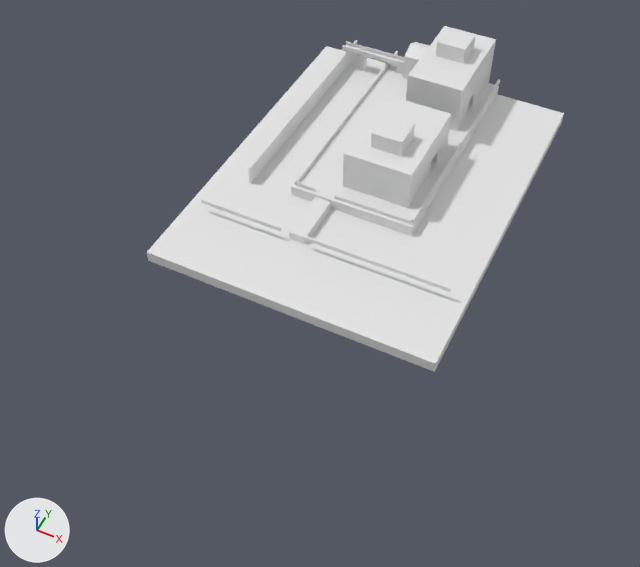
Before and after pictures for a commit that changed the Blender file data/Assets/Meshes/Level/Level.blend.
Before and after are seen from a camera (50 mm lens) standing at (67.3, -140.3, 135.8) and looking at (13.4, -32.4, 1.0). Lighting does not change. The marker at lower left points along +X, +Y and +Z.
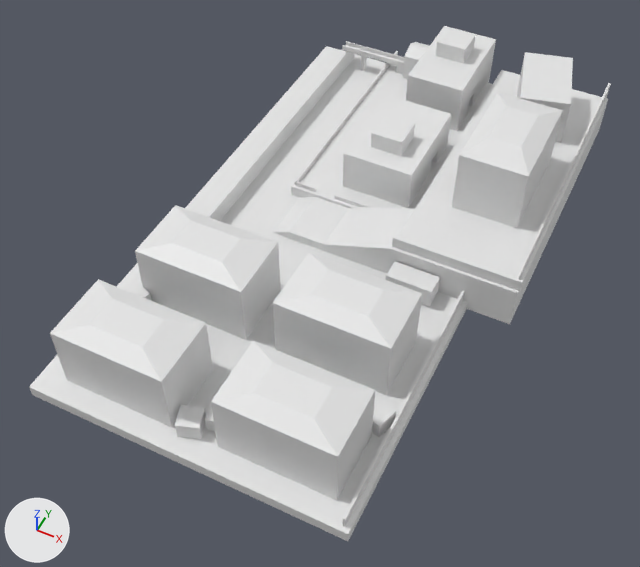
Location of each change, [x1, y1, x2, y2] in pixels of the pictures (640 x 567 px):
'Cube', reshaped
    before: [147, 46, 564, 372]
    after: [29, 46, 492, 541]
'Cube.023', reshaped
    before: [289, 197, 331, 244]
    after: [273, 70, 608, 324]
'Cube.039', added
    after: [211, 341, 375, 500]
'Cube.038', added
    after: [50, 279, 213, 427]
'Cube.037', added
    after: [273, 252, 422, 395]
'Cube.036', moved, rescaled (81% wider, 300% taller)
    before: [201, 198, 281, 231]
    after: [135, 205, 281, 340]
'Cube.034', added
    after: [452, 92, 563, 228]
'Cube.035', moved, turned, rescaled
    before: [306, 236, 452, 292]
    after: [517, 52, 573, 142]
'Cube.041', added
    after: [342, 291, 464, 527]
'Cube.047', added
    after: [392, 237, 523, 292]
'Cube.048', added
    after: [386, 261, 440, 307]
'Cube.044', added
    after: [175, 405, 206, 439]
'Cube.040', added
    after: [516, 83, 611, 280]
'Cube.045', added
    after: [372, 397, 396, 437]
'Cube.042', added
    after: [125, 282, 152, 301]
'Cube.046', added
    after: [205, 404, 215, 431]
part 1 of me_cube, built on
    before: [147, 253, 436, 372]
    after: [29, 263, 436, 541]
part 2 of me_cube_035, built on
    after: [289, 70, 608, 324]

The change, as a diff of the scene's bpy script:
```diff
--- a/data/Assets/Meshes/Level/Level.blend.py
+++ b/data/Assets/Meshes/Level/Level.blend.py
@@ me_cube @@
 # used by ob_cube; location = (-0.4, 32.4, 4.7); scale = (9.91, 9.91, 0.5)
-me_cube.from_pydata(...)  # 78 vertices, 76 faces; spans x -2.18..4.31, y -7.51..1.0, z -9.07..1.0
+me_cube.from_pydata(...)  # 92 vertices, 90 faces; spans x -2.18..4.31, y -11.34..1.0, z -9.07..1.0
+# me_cube part 1
+# 6 faces are deleted
+# 14 new vertices lie (0.0, -3.83, 0.0) away from vertices in x -2.18..4.31, y -7.51, z -9.07..-4.04
+# 20 new faces join them
 me_cube.materials.append(mat_material)
@@ me_cube_035 @@
 # used by ob_cube_023; location = (4.5, -18.9, 2.7); scale = (1.87, 6.37, 1.87)
-me_cube_035.from_pydata(...)  # 8 vertices, 6 faces; spans x -1.0..1.0, y -1.0..1.0, z -1.0..1.0
+me_cube_035.from_pydata(...)  # 24 vertices, 22 faces; spans x -3.4..25.01, y -1.0..9.55, z -2.12..3.96
+# me_cube_035 part 2
+# 6 faces are deleted
+# 4 vertices in x 1.0, y -1.0..1.0, z -1.0..1.0 move by (-4.4, 0.0, -1.12)
+# 10 vertices are added at x 3.3..11.12, y -1.0..9.55, z -1.0..3.96
+# 6 new vertices lie (13.89, 0.0, 0.0) away from vertices in x 11.12, y -1.0..9.55, z -1.0..3.96
+# 22 new faces join them
 me_cube_035.materials.append(mat_material)
@@ ob_cube_035 @@
 ob_cube_035 = bpy.data.objects.new('Cube.035', me_cube_036)
-ob_cube_035.location = (23.0, -26.2, 5.7)
-ob_cube_035.rotation_euler = (0.0, 0.0, 1.571)  # degrees (0, 0, 90)
-ob_cube_035.scale = (0.25, 15.9, 0.481)
+ob_cube_035.location = (38.7, 28.7, 15.1)
+ob_cube_035.rotation_euler = (0.0, 0.0, 0.256)  # degrees (0, 0, 15)
+ob_cube_035.scale = (5.34, 8.73, 5.34)
@@ ob_cube_036 @@
 ob_cube_036 = bpy.data.objects.new('Cube.036', me_cube_037)
-ob_cube_036.location = (-8.5, -26.2, 5.7)
+ob_cube_036.location = (-3.5, -45.9, 9.5)
 ob_cube_036.rotation_euler = (0.0, 0.0, 1.571)  # degrees (0, 0, 90)
-ob_cube_036.scale = (0.25, 9.61, 0.481)
+ob_cube_036.scale = (6.98, 11.4, 6.98)
@@ ob_cube_048 @@
+ob_cube_048 = bpy.data.objects.new('Cube.048', me_cube_035.copy())  # the mesh of ob_cube_023
+ob_cube_048.location = (31.4, -27.8, 5.3)
+ob_cube_048.scale = (4.79, 2.18, 2.18)
@@ ob_cube_047 @@
+ob_cube_047 = bpy.data.objects.new('Cube.047', me_cube_037.copy())  # the mesh of ob_cube_036
+ob_cube_047.location = (38.5, -24.4, 11.3)
+ob_cube_047.rotation_euler = (0.0, 0.0, 1.571)  # degrees (0, 0, 90)
+ob_cube_047.scale = (0.25, 13.1, 1.3)
@@ ob_cube_046 @@
+ob_cube_046 = bpy.data.objects.new('Cube.046', me_cube_035.copy())  # the mesh of ob_cube_023
+ob_cube_046.location = (12.8, -71.3, 4.2)
+ob_cube_046.rotation_euler = (0.0, 0.0, 0.281)  # degrees (0, 0, 16)
+ob_cube_046.scale = (1.64, 1.64, 1.64)
@@ ob_cube_045 @@
+ob_cube_045 = bpy.data.objects.new('Cube.045', me_cube_035.copy())  # the mesh of ob_cube_023
+ob_cube_045.location = (37.9, -58.7, 4.2)
+ob_cube_045.rotation_euler = (0.0, 0.0, -0.301)  # degrees (0, 0, -17)
+ob_cube_045.scale = (2.14, 2.14, 2.14)
@@ ob_cube_044 @@
+ob_cube_044 = bpy.data.objects.new('Cube.044', me_cube_035.copy())  # the mesh of ob_cube_023
+ob_cube_044.location = (9.2, -74.2, 4.2)
+ob_cube_044.rotation_euler = (0.0, 0.0, 0.339)  # degrees (0, 0, 19)
+ob_cube_044.scale = (2.14, 2.14, 2.14)
@@ ob_cube_042 @@
+ob_cube_042 = bpy.data.objects.new('Cube.042', me_cube_035.copy())  # the mesh of ob_cube_023
+ob_cube_042.location = (-15.5, -55.0, 4.2)
+ob_cube_042.rotation_euler = (0.0, 0.0, -0.325)  # degrees (0, 0, -19)
+ob_cube_042.scale = (2.14, 2.14, 2.14)
@@ ob_cube_041 @@
+ob_cube_041 = bpy.data.objects.new('Cube.041', me_cube_020.copy())  # the mesh of ob_cube_019
+ob_cube_041.location = (41.1, -51.1, 3.1)
+ob_cube_041.scale = (0.25, 28.0, 0.481)
@@ ob_cube_040 @@
+ob_cube_040 = bpy.data.objects.new('Cube.040', me_cube_020.copy())  # the mesh of ob_cube_019
+ob_cube_040.location = (50.4, 10.2, 10.4)
+ob_cube_040.scale = (0.25, 34.3, 0.481)
@@ ob_cube_039 @@
+ob_cube_039 = bpy.data.objects.new('Cube.039', me_cube_045)  # 28 vertices, 20 faces; spans x -1.0..1.0, y -1.0..1.0, z -1.0..1.23; in mat_material (its picture is missing)
+ob_cube_039.location = (26.6, -68.5, 9.5)
+ob_cube_039.rotation_euler = (0.0, 0.0, -1.571)  # degrees (0, 0, -90)
+ob_cube_039.scale = (6.98, 11.4, 6.98)
@@ ob_cube_038 @@
+ob_cube_038 = bpy.data.objects.new('Cube.038', me_cube_045.copy())
+ob_cube_038.location = (-5.4, -68.8, 9.5)
+ob_cube_038.rotation_euler = (0.0, 0.0, -1.571)  # degrees (0, 0, -90)
+ob_cube_038.scale = (6.98, 11.4, 6.98)
@@ ob_cube_037 @@
+ob_cube_037 = bpy.data.objects.new('Cube.037', me_cube_045.copy())
+ob_cube_037.location = (25.6, -45.7, 9.5)
+ob_cube_037.rotation_euler = (0.0, 0.0, -1.571)  # degrees (0, 0, -90)
+ob_cube_037.scale = (6.98, 11.4, 6.98)
@@ ob_cube_034 @@
+ob_cube_034 = bpy.data.objects.new('Cube.034', me_cube_045.copy())
+ob_cube_034.location = (38.7, 2.7, 16.8)
+ob_cube_034.scale = (6.98, 11.4, 6.98)
```
